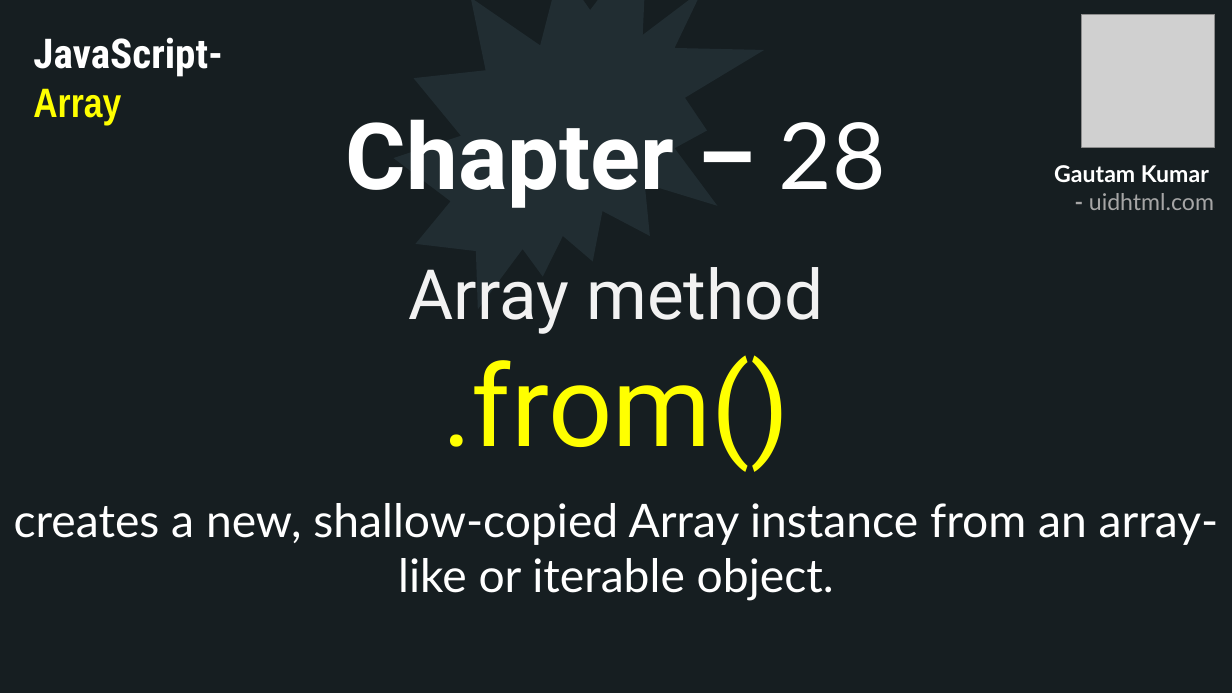
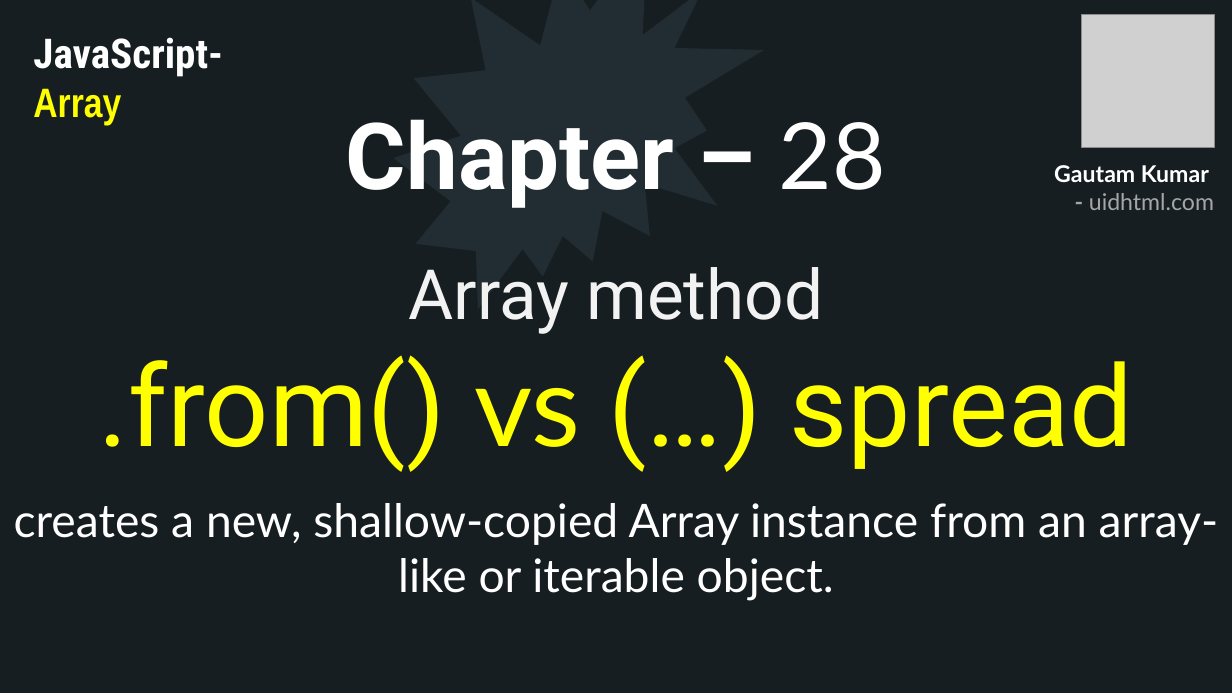
Before and after one commit to uidhtml/javascript-tutorials, a slide deck: slide 81 of Javascript Tutorials.pptx. Drawn at 1232x693 pixels with LibreOffice and Linux fonts; fonts in the diff are those of the drawing; grey boxes stand for pictures. Boxes give left, top, right and bottom in pixels: in the first picture for what was removed or moved away, otherwise in the second. Text is boxed around its words. In the diff, an @@ line names an element or a change of style, - is before the commit and + after.

Commit message:
Added chapter 27 and 28

```diff
--- a/Javascript Tutorials.pptx
+++ b/Javascript Tutorials.pptx
@@ text at bbox=[99, 267, 1133, 472]: text changed; size 54 to 88 pt; text colour #F2F2F2 to #FFFF00 @@
-Array method
-.from()
+Array method
+.from() vs (…) spread
```
Also in this commit, not shown: 2 other slides changed, 12 other files.
